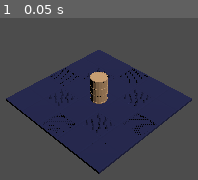
Above: before the commit, frame 1.
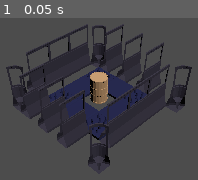
Above: after the commit, the same moment.

Repository: game-workers-cooperative/mechjam
Game: Godot game, scene res://scenes/Battlefield/Battlefield.tscn
The game is run twice, just before and just after one commit, with the same random seed, the same clock (stepped at 60 frames per second) and the same inputs. This scene is started directly instead of the project's main scene.
Inputs:
- Up to frame 1 (0.05 s): no input

The runs differ from the first frame. In frame 1, 27% of the frame differs, in the area x 3-97%, y 4-97%.

Commit message:
Update load.gd
- beginning to make walls and corners work correctly

Diff:
--- a/scenes/Battlefield/load.gd
+++ b/scenes/Battlefield/load.gd
@@ -4,58 +4,76 @@
 var map = {
 	0: {
 		'label': 'StandIn_BasicGroundTile',
-		'top': false
+		'wall': false
 	},
 	1: {
 		'label': 'StandIn_BarrelObstacle',
-		'top': true
+		'wall': false
 	},
 	2: {
 		'label': 'StandIn_GridGroundTile',
-		'top': false
+		'wall': false
 	},
 	3: {
 		'label': 'StandIn_SpikeGroundTile',
-		'top': false
+		'wall': false
 	},
 	4: {
 		'label': 'StandIn_WindowlessCornerTile',
-		'top': false
+		'wall': true
 	},
 	5: {
 		'label': 'StandIn_WindowlessWallTile',
-		'top': false
+		'wall': true
 	},
 }
 
 # tiles of the battlefield by row
 var level = [
 	[
-		0,0,2,0,0
+		4,5,5,5,4
 	],
 	[
-		0,3,0,3,0
+		5,3,0,3,5
 	],
 	[
-		2,0,1,0,2
+		5,0,1,0,5
 	],
 	[
-		0,3,0,3,0
+		5,3,0,3,5
 	],
 	[
-		0,0,2,0,0
+		4,5,5,5,4
 	]
 ]
 
 # adds a tile to the scene
-func add_tile(tileIndex, rowIndex, mapped):
+func add_tile(tileIndex, rowIndex, mapped, position):
+	# duplicate a hidden asset node
 	var node = self.get_node("WorldEnvironment/" + mapped.label).duplicate()
+
+	# position the new node
 	var x = Vector3(1, 0, 0)
 	var y = Vector3(0, 1, 0)
 	var z = Vector3(0, 0, 1)
 	var origin = Vector3(tileIndex, 0, rowIndex)
 	node.transform = Transform(x, y, z, origin)
 	node.visible = true
+
+	# if this is a wall, we need to rotate it some
+	if mapped.wall:
+		# figure out how to rotate it
+		var rotateMap = {
+			'top' : PI/2,
+			'bottom' : PI/2,
+			'left' : PI/2,
+			'right' : PI/2
+		}
+
+		var axis = Vector3(0, 1, 0)
+		node.rotate(axis, rotateMap[position])
+
+	# add the node
 	self.add_child(node)
 
 # Called when the node enters the scene tree for the first time.
@@ -65,12 +83,10 @@
 			# figure out which tile to use
 			var mapped = map[level[rowIndex][tileIndex]]
 
-			# if this is a top tile, add a basic tile under it
-			if mapped.top:
-				add_tile(tileIndex, rowIndex, map[0])
+			var position = 'top'
 
 			# add the tile
-			add_tile(tileIndex, rowIndex, mapped)
+			add_tile(tileIndex, rowIndex, mapped, position)
 
 
 
